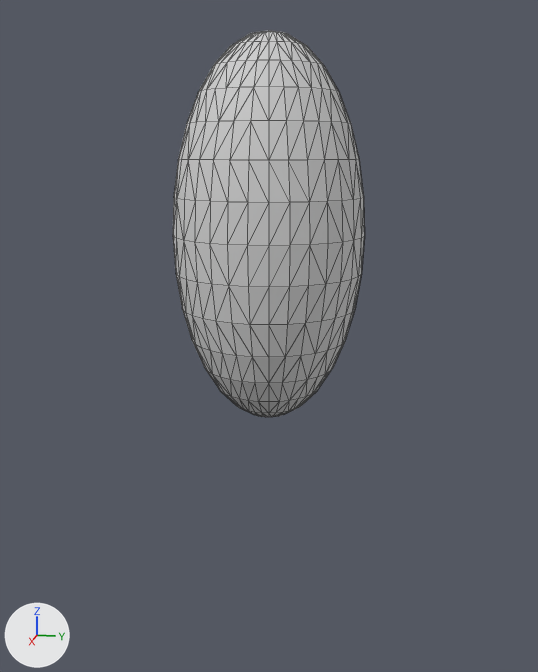
The OBJ model models/object1138.obj: old version first, new version second.
The view is the same before and after, from a camera (50 mm lens) standing at (3.86, 0.77, 2.05) and looking at (-0.03, 0.0, 1.07). The lights are fixed; the arrows at lower left show +X, +Y and +Z. Mesh edges are drawn as thin lines. Where no turn or scale is listed for an object, it has been applied to the vertices.
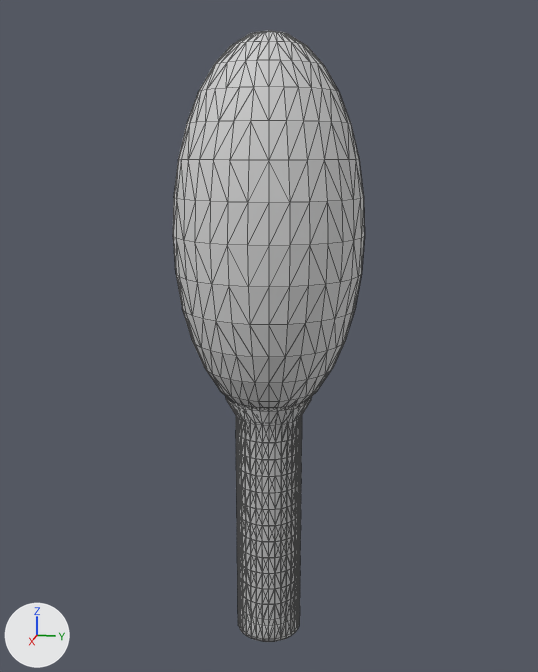
What differs and where, as boxes (x1, y1, x2, y2) in the pictures (538 x 672 px; the box of a moved part takes in the faces that stretch with it):
```json
{"object": "object1138", "change": "reshaped", "before": [173, 30, 365, 417], "after": [173, 30, 365, 642], "on screen": "58% taller"}
{"part": 1, "of": "me_object1138", "change": "added", "after": [226, 397, 312, 642]}
{"part": 2, "of": "me_object1138", "change": "moved or reshaped", "before": [198, 42, 338, 92], "after": [198, 42, 338, 92]}
{"part": 3, "of": "me_object1138", "change": "moved or reshaped", "before": [176, 159, 345, 417], "after": [176, 159, 345, 407]}
```

Scene script edits in JSON lines:
```json
{"op": "add", "block": "mat_material_000", "code": ["mat_material_000 = principled_material('Material.000')", "mat_material_000.base_color = (0.512, 0.512, 0.512)  # grey #bebebe", "mat_material_000.roughness = 0.696"]}
{"op": "add", "block": "mat_material_001", "code": ["mat_material_001 = principled_material('Material.001')", "mat_material_001.base_color = (0.64, 0.64, 0.64)  # light grey #d1d1d1", "mat_material_001.roughness = 0.69"]}
{"block": "me_object1138", "where": "# used by ob_object1138; location = (0.0, 0.0, 0.0)"}
{"op": "remove", "block": "me_object1138", "code": "me_object1138.from_pydata(...)  # 482 vertices, 960 faces; spans x -0.5..0.5, y -0.5..0.5, z 0.63..2.63"}
{"op": "add", "block": "me_object1138", "code": "me_object1138.from_pydata(...)  # 1506 vertices, 3004 faces; spans x -0.5..0.5, y -0.5..0.5, z -0.73..2.63"}
{"block": "me_object1138", "change": "me_object1138 part 1: a new loose piece of 1024 vertices spanning x -0.24..0.24, y -0.24..0.24, z -0.73..0.75"}
{"block": "me_object1138", "change": "me_object1138 part 2"}
{"block": "me_object1138", "change": "32 faces are deleted"}
{"block": "me_object1138", "change": "32 new faces join them, mat_material_002 (light grey #d1d1d1)"}
{"block": "me_object1138", "change": "me_object1138 part 3"}
{"block": "me_object1138", "change": "120 faces are deleted"}
{"block": "me_object1138", "change": "120 new faces join them, mat_material_002 (light grey #d1d1d1)"}
{"block": "me_object1138", "change": "me_object1138 part 4: the surface is now shaded smooth"}
{"op": "add", "block": "me_object1138", "code": "me_object1138.materials.append(mat_material_000)  # grey #bebebe"}
{"op": "add", "block": "me_object1138", "code": "me_object1138.materials.append(mat_material_001)  # light grey #d1d1d1"}
```
